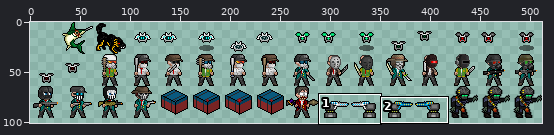
Two versions of one sprite sheet, Zhigh_mod/Zhigh_mon.png. Above: a wide view before the commit, with the close-up outlined.
Close-up. Before the commit:
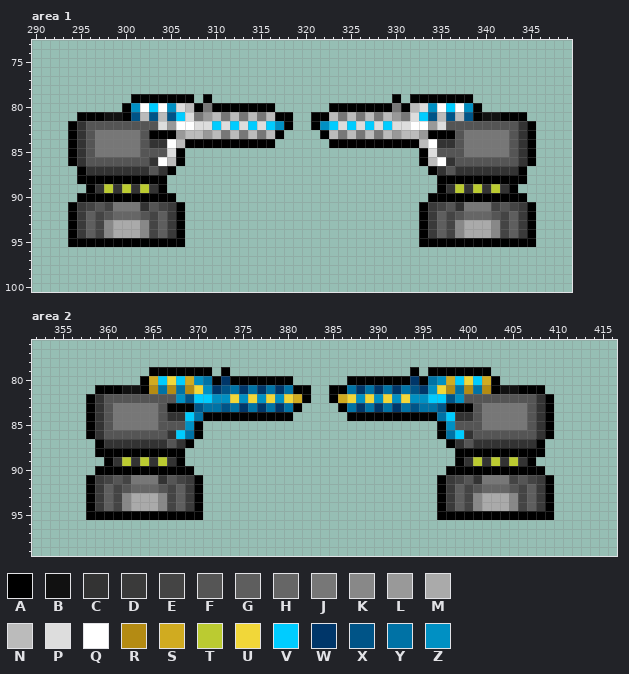
The file is 512x512 pixels. Pixels under 10% opacity are left out. Colours within 5 levels of each other are drawn and written as one. Shown: area 1: x 290..349, y 73..100; area 2: x 352..416, y 76..99. The wide view leaves out empty margins.
Palette (. is transparent): A #000000  B #111111  C #333333  D #3a3a3a  E #444444  F #555555  G #5e5e5e  H #666666  J #777777  K #888888  L #999999  M #aaaaaa  N #bbbbbb  P #dddddd  Q #ffffff  R #b48b13  S #d0ab20  T #bbcb31  U #f1d739  V #00ccff  W #003669  X #005487  Y #0072a5  Z #0090c3
Pixels before, area 1, first column x 294:
79 .......AAAAAAA.A....................A.AAAAAAA.......
80 ......AZQVQZPNAJAAAAAAA......AAAAAAAJANPZQVQZA......
81 .AAABBAXNXNXVPJLNJNJNJNAA..AANJNJNJNLJPVXNXNXABBAAA.
82 ACFFFFFFFFPLQQPPVPVPVPVZA..AZVPVPVPVPPQQLPFFFFFFFFCA
83 ACFJJJJJFAAALNNLNJNJNJNA....ANJNJNJNLNNLAAAFJJJJJFCA
84 ACFJJJJJFCCQNAAAAAAAAAA......AAAAAAAAAANQCCFJJJJJFCA
85 ACFJJJJJFFFPA..........................APFFFJJJJJFCA
86 ACFFFFFFFCQNA..........................ANQCFFFFFFFCA
87 .ACCCCCCCFCA............................ACFCCCCCCCA.
88 .AAAAAAAAAA..............................AAAAAAAAAA.
89 ..ACTCTCTCA..............................ACTCTCTCA..
90 .AAAAAAAAAAA............................AAAAAAAAAAA.
91 ADEFEJJJCFEDA..........................ADEFCJJJEFEDA
92 ADGEFHHHFEGDA..........................ADGEFHHHFEGDA
93 ADGEKMMMKEGDA..........................ADGEKMMMKEGDA
94 ADGEKMMMKEGDA..........................ADGEKMMMKEGDA
95 AAAAAAAAAAAAA..........................AAAAAAAAAAAAA
Pixels before, area 2, first column x 358:
79 .......AAAAAAA.A....................A.AAAAAAA.......
80 ......ASVUVSZYAWAAAAAAA......AAAAAAAWAYZSVUVSA......
81 .AAABBARYRYRUZWXYWYWYWYAA..AAYWYWYWYXWZURYRYRABBAAA.
82 ACFFFFFFFFZXVVZZUZUZUZUSA..ASUZUZUZUZZVVXZFFFFFFFFCA
83 ACFJJJJJFAAAXYYXYWYWYWYA....AYWYWYWYXYYXAAAFJJJJJFCA
84 ACFJJJJJFCCVYAAAAAAAAAA......AAAAAAAAAAYVCCFJJJJJFCA
85 ACFJJJJJFFFZA..........................AZFFFJJJJJFCA
86 ACFFFFFFFCVYA..........................AYVCFFFFFFFCA
87 .ACCCCCCCFCA............................ACFCCCCCCCA.
88 .AAAAAAAAAA..............................AAAAAAAAAA.
89 ..ACTCTCTCA..............................ACTCTCTCA..
90 .AAAAAAAAAAA............................AAAAAAAAAAA.
91 ADEFEJJJCFEDA..........................ADEFCJJJEFEDA
92 ADGEFHHHFEGDA..........................ADGEFHHHFEGDA
93 ADGEKMMMKEGDA..........................ADGEKMMMKEGDA
94 ADGEKMMMKEGDA..........................ADGEKMMMKEGDA
95 AAAAAAAAAAAAA..........................AAAAAAAAAAAAA
After the commit:
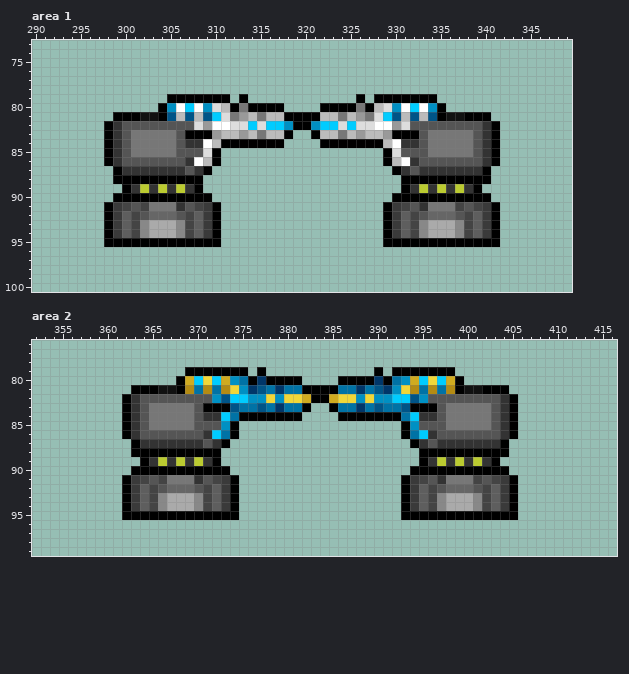
From old to new:
Area 1:
y 79: x 301..304 AAAA -> ....; x 308 . -> A; x 310..311 .. -> AA; x 313 . -> A; x 326 . -> A; x 328..329 .. -> AA; x 331 . -> A; x 335..338 AAAA -> ....
y 80: x 300..304 AZQVQ -> ....A; x 306..311 PNAJAA -> QVQZPN; x 313 A -> J; x 317 . -> A; x 322 . -> A; x 326 A -> J; x 328..333 AAJANP -> NPZQVQ; x 335..339 QVQZA -> A....
y 81: x 295..299 AAABB -> ....A; x 301..304 XNXN -> ABBA; x 306..313 VPJLNJNJ -> NXNXVPJL; x 317 A -> N; x 319..320 .. -> AA; x 322 A -> N; x 326..333 JNJNLJPV -> LJPVXNXN; x 335..338 NXNX -> ABBA; x 340..344 BBAAA -> A....
y 82: x 294..299 ACFFFF -> ....AC; x 304..307 PLQQ -> FFFF; x 309..312 PVPV -> LQQP; x 317..322 ZA..AZ -> VZAAZV; x 327..330 VPVP -> PQQL; x 332..335 QQLP -> FFFF; x 340..345 FFFFCA -> CA....
y 83: x 294..300 ACFJJJJ -> ....ACF; x 302..311 FAAALNNLNJ -> JJJJFAAALN; x 313 J -> L; x 317..318 A. -> NA; x 321..322 .A -> AN; x 326 J -> L; x 328..337 JNLNNLAAAF -> NLAAAFJJJJ; x 339..345 JJJJFCA -> FCA....
y 84: x 294..300 ACFJJJJ -> ....ACF; x 302..310 FCCQNAAAA -> JJJJFCCQN; x 317 . -> A; x 322 . -> A; x 329..337 AAAANQCCF -> NQCCFJJJJ; x 339..345 JJJJFCA -> FCA....
y 85: x 294..300 ACFJJJJ -> ....ACF; x 302..310 FFFPA.... -> JJJJFFFPA; x 329..337 ....APFFF -> APFFFJJJJ; x 339..345 JJJJFCA -> FCA....
y 86: x 294..299 ACFFFF -> ....AC; x 303..310 CQNA.... -> FFFFCQNA; x 329..336 ....ANQC -> ANQCFFFF; x 340..345 FFFFCA -> CA....
y 87: x 295..299 ACCCC -> ....A; x 303 F -> C; x 305..309 A.... -> CCFCA; x 330..334 ....A -> ACFCC; x 336 F -> C; x 340..344 CCCCA -> A....
y 88: x 295..298 AAAA -> ....; x 305..308 .... -> AAAA; x 331..334 .... -> AAAA; x 341..344 AAAA -> ....
y 89: x 296..300 ACTCT -> ....A; x 304..308 A.... -> TCTCA; x 331..335 ....A -> ACTCT; x 339..343 TCTCA -> A....
y 90: x 295..298 AAAA -> ....; x 306..309 .... -> AAAA; x 330..333 .... -> AAAA; x 341..344 AAAA -> ....
y 91: x 294..310 ADEFEJJJCFEDA.... -> ....ADEFEJJJCFEDA; x 329..345 ....ADEFCJJJEFEDA -> ADEFCJJJEFEDA....
y 92: x 294..301 ADGEFHHH -> ....ADGE; x 303..310 EGDA.... -> HHHFEGDA; x 329..336 ....ADGE -> ADGEFHHH; x 338..345 HHHFEGDA -> EGDA....
y 93..94: x 294..301 ADGEKMMM -> ....ADGE; x 303..310 EGDA.... -> MMMKEGDA; x 329..336 ....ADGE -> ADGEKMMM; x 338..345 MMMKEGDA -> EGDA....
y 95: x 294..297 AAAA -> ....; x 307..310 .... -> AAAA; x 329..332 .... -> AAAA; x 342..345 AAAA -> ....
Area 2:
y 79: x 365..368 AAAA -> ....; x 372 . -> A; x 374..375 .. -> AA; x 377 . -> A; x 390 . -> A; x 392..393 .. -> AA; x 395 . -> A; x 399..402 AAAA -> ....
y 80: x 364..368 ASVUV -> ....A; x 370..375 ZYAWAA -> VUVSZY; x 377 A -> W; x 381 . -> A; x 386 . -> A; x 390 A -> W; x 392..397 AAWAYZ -> YZSVUV; x 399..403 VUVSA -> A....
y 81: x 359..363 AAABB -> ....A; x 365..368 RYRY -> ABBA; x 370..377 UZWXYWYW -> YRYRUZWX; x 381 A -> Y; x 383..384 .. -> AA; x 386 A -> Y; x 390..397 WYWYXWZU -> XWZURYRY; x 399..402 YRYR -> ABBA; x 404..408 BBAAA -> A....
y 82: x 358..363 ACFFFF -> ....AC; x 368..371 ZXVV -> FFFF; x 373..376 ZUZU -> XVVZ; x 381..386 SA..AS -> USAASU; x 391..394 UZUZ -> ZVVX; x 396..399 VVXZ -> FFFF; x 404..409 FFFFCA -> CA....
y 83: x 358..364 ACFJJJJ -> ....ACF; x 366..375 FAAAXYYXYW -> JJJJFAAAXY; x 377 W -> X; x 381..382 A. -> YA; x 385..386 .A -> AY; x 390 W -> X; x 392..401 WYXYYXAAAF -> YXAAAFJJJJ; x 403..409 JJJJFCA -> FCA....
y 84: x 358..364 ACFJJJJ -> ....ACF; x 366..374 FCCVYAAAA -> JJJJFCCVY; x 381 . -> A; x 386 . -> A; x 393..401 AAAAYVCCF -> YVCCFJJJJ; x 403..409 JJJJFCA -> FCA....
y 85: x 358..364 ACFJJJJ -> ....ACF; x 366..374 FFFZA.... -> JJJJFFFZA; x 393..401 ....AZFFF -> AZFFFJJJJ; x 403..409 JJJJFCA -> FCA....
y 86: x 358..363 ACFFFF -> ....AC; x 367..374 CVYA.... -> FFFFCVYA; x 393..400 ....AYVC -> AYVCFFFF; x 404..409 FFFFCA -> CA....
y 87: x 359..363 ACCCC -> ....A; x 367 F -> C; x 369..373 A.... -> CCFCA; x 394..398 ....A -> ACFCC; x 400 F -> C; x 404..408 CCCCA -> A....
y 88: x 359..362 AAAA -> ....; x 369..372 .... -> AAAA; x 395..398 .... -> AAAA; x 405..408 AAAA -> ....
y 89: x 360..364 ACTCT -> ....A; x 368..372 A.... -> TCTCA; x 395..399 ....A -> ACTCT; x 403..407 TCTCA -> A....
y 90: x 359..362 AAAA -> ....; x 370..373 .... -> AAAA; x 394..397 .... -> AAAA; x 405..408 AAAA -> ....
y 91: x 358..374 ADEFEJJJCFEDA.... -> ....ADEFEJJJCFEDA; x 393..409 ....ADEFCJJJEFEDA -> ADEFCJJJEFEDA....
y 92: x 358..365 ADGEFHHH -> ....ADGE; x 367..374 EGDA.... -> HHHFEGDA; x 393..400 ....ADGE -> ADGEFHHH; x 402..409 HHHFEGDA -> EGDA....
y 93..94: x 358..365 ADGEKMMM -> ....ADGE; x 367..374 EGDA.... -> MMMKEGDA; x 393..400 ....ADGE -> ADGEKMMM; x 402..409 MMMKEGDA -> EGDA....
y 95: x 358..361 AAAA -> ....; x 371..374 .... -> AAAA; x 393..396 .... -> AAAA; x 406..409 AAAA -> ....
Changed places in both close-ups, as pixel boxes (x1, y1, x2, y2):
changed: (68, 94, 248, 247)
changed: (356, 94, 536, 247)
changed: (275, 103, 329, 148)
changed: (86, 367, 554, 520)
